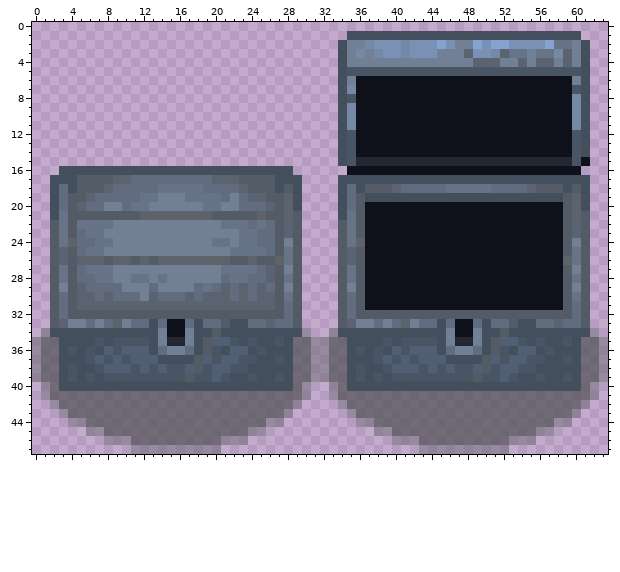
Edited in one commit: pixel-art sprite (Game Arts/Chest_strip2.png). Above, as it was before the edit.
The file is 64x48 pixels. Colours within 5 levels of each other are drawn and written as one.
New version:
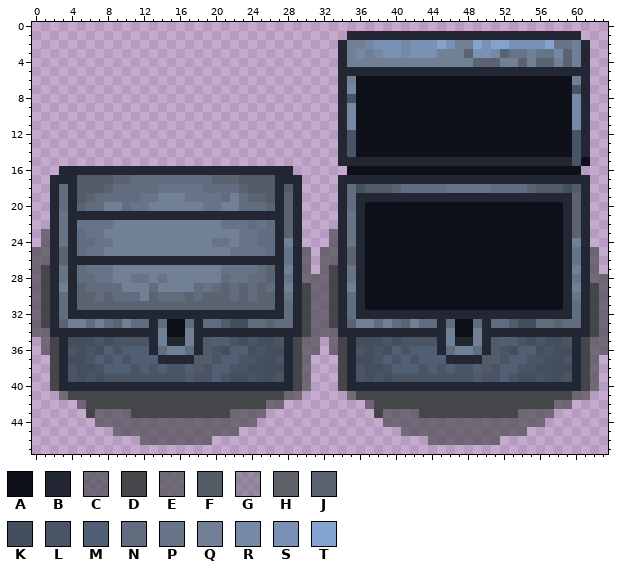
Palette (. is transparent): A #0f111a  B #232733  C #434547a2  D #444649  E #525457bb  F #525b66  G #5e626972  H #5e6269  J #5a636f  K #434f5d  L #495564  M #505f73  N #616d7e  P #677487  Q #718095  R #7589a6  S #7891b4  T #84a3d0
The edit:
@@ x 0..63 @@
  0 ................................................................
- 1 ...................................KKKKKKKKKKKKKKKKKKKKKKKKKK...
- 2 ..................................KQQRSSSRSSSTSQQTSTTSSSSTPPQK..
- 3 ..................................KQRQRSSRSSSQQQJSSRJPPQPPRJQK..
- 4 ..................................KQQQQQQQQQQQQQQJJJQQJQJJQJQK..
- 5 ..................................KLLLLLLLLLLLLLLLLLLLLLLLLLLK..
- 6 ..................................KQAAAAAAAAAAAAAAAAAAAAAAAAQK..
- 7 ..................................KRAAAAAAAAAAAAAAAAAAAAAAAALK..
- 8 ..................................KLAAAAAAAAAAAAAAAAAAAAAAAARK..
- 9 ..................................KRAAAAAAAAAAAAAAAAAAAAAAAARK..
-10 ..................................KRAAAAAAAAAAAAAAAAAAAAAAAARK..
-11 ..................................KRAAAAAAAAAAAAAAAAAAAAAAAARK..
-12 ..................................KLAAAAAAAAAAAAAAAAAAAAAAAALK..
-13 ..................................KLAAAAAAAAAAAAAAAAAAAAAAAALK..
-14 ..................................KLAAAAAAAAAAAAAAAAAAAAAAAALK..
-15 ..................................KLBBBBBBBBBBBBBBBBBBBBBBBBLA..
-16 ...KKKKKKKKKKKKKKKKKKKKKKKKKK......AAAAAAAAAAAAAAAAAAAAAAAAAA...
-17 ..KKKFFFFJJNNNNNNNNNJJJFFFFKKK....KKKKKKKKKKKKKKKKKKKKKKKKKKKK..
-18 ..KNKFFFJNNNNNPPPPPNNNNJFFFKFK....KNKFFFJNNNNNPPPPPNNNNJFFFKFK..
-19 ..KNFFJNNNNNPPQQQPPPPNQNJJFFJK....KNFKKKKKKKKKKKKKKKKKKKKKKFJK..
-20 ..KNFJNNQQNPPQQQQQQPPQQNNNJFJK....KNFAAAAAAAAAAAAAAAAAAAAAAFJK..
-21 ..KPFFFFFFFFHHHHHHHHFFFFFHFFJF....KPFAAAAAAAAAAAAAAAAAAAAAAFJF..
-22 ..FPFPPPPQQQQQQQQQQQQPPPNPNFJF....FPFAAAAAAAAAAAAAAAAAAAAAAFJF..
-23 ..FPFNPPQQQQQQQQQQQQQQQPPNNFJF....FPFAAAAAAAAAAAAAAAAAAAAAAFJF..
-24 ..FPHNNPPQQQQQQQQQQQPPQPPNNFQF....FPHAAAAAAAAAAAAAAAAAAAAAAFQF..
-25 ..FJFNPPQQQQQQQQQQQQQQPPPPNFPF....FJFAAAAAAAAAAAAAAAAAAAAAAFPF..
-26 ..FJFJHHFHHFHFHHHHHHHHFFHFFHPF....FJFAAAAAAAAAAAAAAAAAAAAAAHPF..
-27 ..FPFNPPPQQQQQQQQQQQQPPPPNJFQF....FPFAAAAAAAAAAAAAAAAAAAAAAFQF..
-28 ..FPFNNPPQQPPQPQQQQQQNPPNNJFPF....FPFAAAAAAAAAAAAAAAAAAAAAAFPF..
-29 ..FQFJNNNNQQQNQQQQNPNJNJNJNFQF....FQFAAAAAAAAAAAAAAAAAAAAAAFQF..
-30 ..FNFJJNJNNNQJNNNJNJJJNJNJJFPF....FNFAAAAAAAAAAAAAAAAAAAAAAFPF..
-31 ..FNFJJJJJJJJJJJJJJJJJJJJJJFNF....FNFAAAAAAAAAAAAAAAAAAAAAAFNF..
-32 ..FNFFFFFFFFFFFFFFFFFFFFFFFFNF....FNFFFFFFFFFFFFFFFFFFFFFFFFNF..
-33 ..FJQQNQNJQNNKNAANKNNFKKNNJNNF....FJQQNQNJQNNKNAANKNNFKKNNJNNF..
-34 .GKKKKKKKKKKKKQAAQKKFKKKKKKKKKG..GKKKKKKKKKKKKQAAQKKFKKKKKKKKKG.
-35 GEEKKKKLKLLLLKQBBQKFMMLKLKKLKEEGGEEKKKKLKLLLLKQBBQKFMMLKLKKLKEEG
-36 GEEKLKLKMLMMMKNQQNKFLKMMKLKKKEEGGEEKLKLKMLMMMKNQQNKFLKMMKLKKKEEG
-37 GEEKKKLMLMLMMMKKKKFMLMMLLKKLKEEGGEEKKKLMLMLMMMKKKKFMLMMLLKKLKEEG
-38 GEEKLKKLMMMLMLMLLMFLMMLLKKKKKEEGGEEKLKKLMMMLMLMLLMFLMMLLKKKKKEEG
-39 GEEKLKLKLLLLLLLLLFLLMLKKLKKLKEEGGEEKLKLKLLLLLLLLLFLLMLKKLKKLKEEG
-40 .GEKKKKKKKKKKKKKKKKKKKKKKKKKKEG..GEKKKKKKKKKKKKKKKKKKKKKKKKKKEG.
-41 .GEEEEEEEEEEEEEEEEEEEEEEEEEEEEG..GEEEEEEEEEEEEEEEEEEEEEEEEEEEEG.
-42 ..GEEEEEEEEEEEEEEEEEEEEEEEEEEG....GEEEEEEEEEEEEEEEEEEEEEEEEEEG..
-43 ...GEEEEEEEEEEEEEEEEEEEEEEEEG......GEEEEEEEEEEEEEEEEEEEEEEEEG...
-44 ....GGEEEEEEEEEEEEEEEEEEEEGG........GGEEEEEEEEEEEEEEEEEEEEGG....
-45 ......GGEEEEEEEEEEEEEEEEGG............GGEEEEEEEEEEEEEEEEGG......
-46 ........GGGEEEEEEEEEEGGG................GGGEEEEEEEEEEGGG........
-47 ...........GGGGGGGGGG......................GGGGGGGGGG...........
+ 1 ...................................BBBBBBBBBBBBBBBBBBBBBBBBBB...
+ 2 ..................................BQQRSSSRSSSTSQQTSTTSSSSTPPQB..
+ 3 ..................................BQRQRSSRSSSQQQJSSRJPPQPPRJQB..
+ 4 ..................................BQQQQQQQQQQQQQQJJJQQJQJJQJQB..
+ 5 ..................................BBBBBBBBBBBBBBBBBBBBBBBBBBBB..
+ 6 ..................................BQAAAAAAAAAAAAAAAAAAAAAAAAQB..
+ 7 ..................................BRAAAAAAAAAAAAAAAAAAAAAAAALB..
+ 8 ..................................BLAAAAAAAAAAAAAAAAAAAAAAAARB..
+ 9 ..................................BRAAAAAAAAAAAAAAAAAAAAAAAARB..
+10 ..................................BRAAAAAAAAAAAAAAAAAAAAAAAARB..
+11 ..................................BRAAAAAAAAAAAAAAAAAAAAAAAARB..
+12 ..................................BLAAAAAAAAAAAAAAAAAAAAAAAALB..
+13 ..................................BLAAAAAAAAAAAAAAAAAAAAAAAALB..
+14 ..................................BLAAAAAAAAAAAAAAAAAAAAAAAALB..
+15 ..................................BBBBBBBBBBBBBBBBBBBBBBBBBBLA..
+16 ...BBBBBBBBBBBBBBBBBBBBBBBBBB......AAAAAAAAAAAAAAAAAAAAAAAAAA...
+17 ..BBBFFFFJJNNNNNNNNNJJJFFFFBBB....BBBBBBBBBBBBBBBBBBBBBBBBBBBB..
+18 ..BNBFFFJNNNNNPPPPPNNNNJFFFBFB....BNKFFFJNNNNNPPPPPNNNNJFFFKFB..
+19 ..BNBFJNNNNNPPQQQPPPPNQNJJFBJB....BNBBBBBBBBBBBBBBBBBBBBBBBBJB..
+20 ..BNBJNNQQNPPQQQQQQPPQQNNNJBJB....BNBAAAAAAAAAAAAAAAAAAAAAABJB..
+21 ..BPBBBBBBBBBBBBBBBBBBBBBBBBJB....BPBAAAAAAAAAAAAAAAAAAAAAABJB..
+22 ..BPBPPPPQQQQQQQQQQQQPPPNPNBJB....BPBAAAAAAAAAAAAAAAAAAAAAABJB..
+23 .CBPBNPPQQQQQQQQQQQQQQQPPNNBJB...CBPBAAAAAAAAAAAAAAAAAAAAAABJB..
+24 .CBPBNNPPQQQQQQQQQQQPPQPPNNBQB...CBPBAAAAAAAAAAAAAAAAAAAAAABQB..
+25 CCBJBNPPQQQQQQQQQQQQQQPPPPNBPBC.CCBJBAAAAAAAAAAAAAAAAAAAAAABPBC.
+26 CCBJBBBBBBBBBBBBBBBBBBBBBBBBPBC.CCBJBAAAAAAAAAAAAAAAAAAAAAABPBC.
+27 CDBPBNPPPQQQQQQQQQQQQPPPPNJBQBC.CDBPBAAAAAAAAAAAAAAAAAAAAAABQBC.
+28 CDBPBNNPPQQPPQPQQQQQQNPPNNJBPBCCCDBPBAAAAAAAAAAAAAAAAAAAAAABPBCC
+29 CDBQBJNNNNQQQNQQQQNPNJNJNJNBQBDCCDBQBAAAAAAAAAAAAAAAAAAAAAABQBDC
+30 CDBNBJJNJNNNQJNNNJNJJJNJNJJBPBDCCDBNBAAAAAAAAAAAAAAAAAAAAAABPBDC
+31 CDBNBJJJJJJJJJJJJJJJJJJJJJJBNBDCCDBNBAAAAAAAAAAAAAAAAAAAAAABNBDC
+32 CDBNBBBBBBBBBBBBBBBBBBBBBBBBNBDCCDBNBBBBBBBBBBBBBBBBBBBBBBBBNBDC
+33 CDBJQQNQNJQNNBNAANBNNFKKNNJNNBDCCDBJQQNQNJQNNBNAANBNNFKKNNJNNBDC
+34 CCBBBBBBBBBBBBQAAQBBBBBBBBBBBBDCCCBBBBBBBBBBBBQAAQBBBBBBBBBBBBDC
+35 .CDBKKKLKLLLLBQBBQBFMMLKLKKLBDCC.CDBKKKLKLLLLBQBBQBFMMLKLKKLBDCC
+36 .CDBLKLKMLMMMBNQQNBFLKMMKLKKBDCC.CDBLKLKMLMMMBNQQNBFLKMMKLKKBDCC
+37 ..DBKKLMLMLMMMBBBBFMLMMLLKKLBDC...DBKKLMLMLMMMBBBBFMLMMLLKKLBDC.
+38 ..DBLKKLMMMLMLMLLMFLMMLLKKKKBDC...DBLKKLMMMLMLMLLMFLMMLLKKKKBDC.
+39 ..DBLKLKLLLLLLLLLFLLMLKKLKKLBDC...DBLKLKLLLLLLLLLFLLMLKKLKKLBDC.
+40 ..DBBBBBBBBBBBBBBBBBBBBBBBBBBDC...DBBBBBBBBBBBBBBBBBBBBBBBBBBDC.
+41 ...CDDDDDDDDDDDDDDDDDDDDDDDDCC.....CDDDDDDDDDDDDDDDDDDDDDDDDCC..
+42 .....CDDDDDDDDDDDDDDDDDDDDCC.........CDDDDDDDDDDDDDDDDDDDDCC....
+43 ......DCCCCDDDDDDDDDDDCCCC............DCCCCDDDDDDDDDDDCCCC......
+44 .......CCCCCCCCCCCCCCCCCC..............CCCCCCCCCCCCCCCCCC.......
+45 .........CCCCCCCCCCCCCC..................CCCCCCCCCCCCCC.........
+46 ............CCCCCCCC........................CCCCCCCC............
+47 ................................................................
